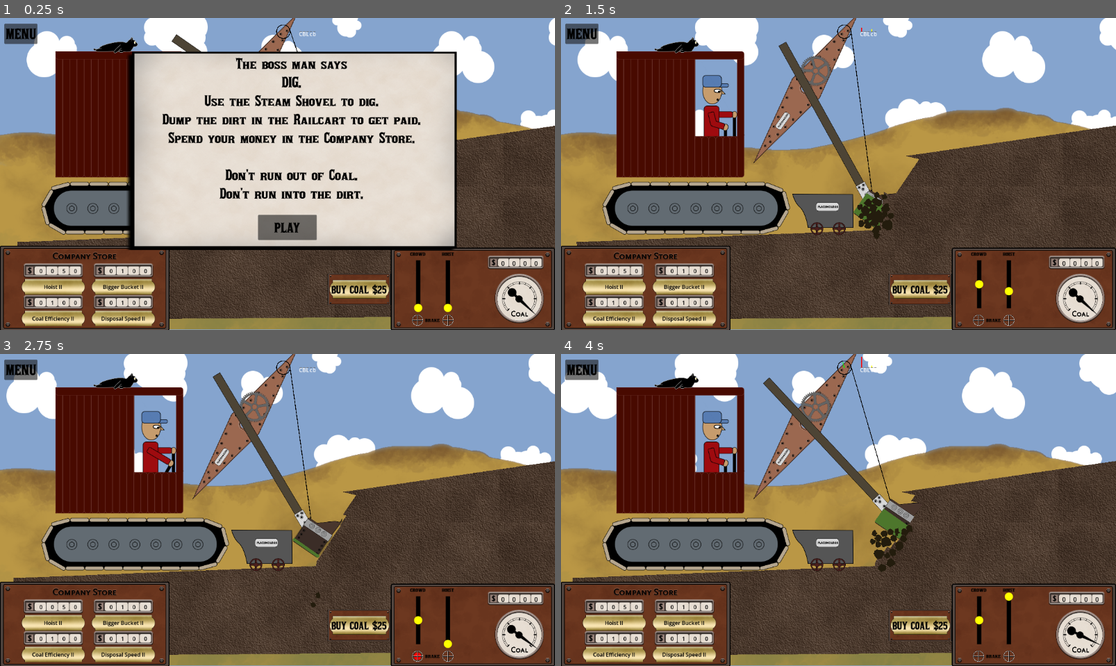
Above: before the commit, frames 1-4 (two rows, left to right).
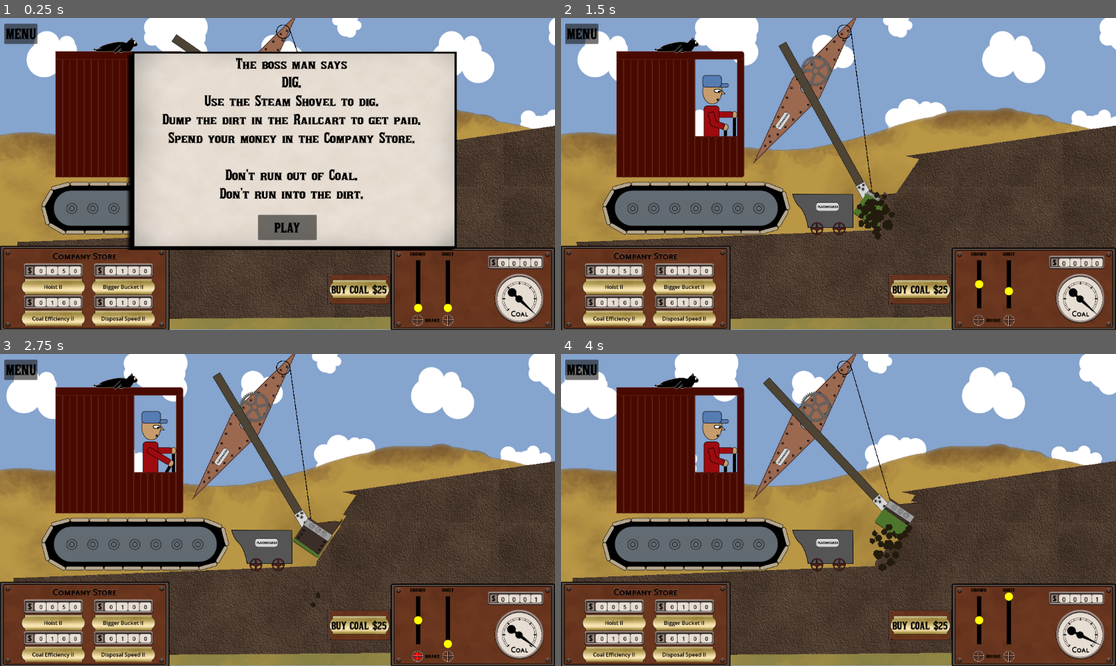
Above: after the commit, the same moments.

Repository: Lobbsterwaffles/Steam-Shov
Game: Godot game, scene res://jonly.tscn
Two runs of this game, one before a commit and one after it. Both use one fixed random seed, a clock stepped at 60 frames per second and the inputs below.
Inputs:
- Up to frame 1 (0.25 s): no input
- Up to frame 2 (1.5 s): click "PLAY" at 0.5 s; hold Q (hoist_up) from 1.28 s (still down); hold B (bucket_release) from 1.28 s (still down)
- Up to frame 3 (2.75 s): release Q (hoist_up) at 2.03 s; release B (bucket_release) at 2.03 s; hold Shift (crowd_brake) from 2.03 s (still down); tap O (crowd_in) at 2.1 s
- Up to frame 4 (4 s): release Shift (crowd_brake) at 2.78 s; hold P (crowd_out) 2.78-3.53 s; hold Q (hoist_up) from 2.78 s (still down); tap B (bucket_release) at 3.6 s

The runs differ from the first frame. In frame 1, less than 0.1% of the frame differs, in the area x 53-57%, y 4-6%; in frame 2, 0.1%; in frame 3, less than 0.1%; in frame 4, 0.3%, in the area x 50-97%, y 0-80%.

Commit message:
dirtremoval

Diff:
--- /dev/null
+++ b/dirt_kill_area.gd
@@ -0,0 +1,7 @@
+extends Area2D
+
+func _ready():
+	body_entered.connect(_enter)
+
+func _enter(other):
+	other.queue_free()
--- a/jonly.tscn
+++ b/jonly.tscn
@@ -16,6 +16,7 @@
 [ext_resource type="Texture2D" uid="uid://bwunvi0226mvx" path="res://graphics/guyframesiii/iifront.png" id="5_n0lup"]
 [ext_resource type="Texture2D" uid="uid://bm8ipdkxamkwi" path="res://graphics/UI/shovebackground1.png" id="5_s4elw"]
 [ext_resource type="Texture2D" uid="uid://iun3x2orsgdr" path="res://graphics/guyframesiii/iineither.png" id="6_qye30"]
+[ext_resource type="Script" uid="uid://bx30hh5vwe2rg" path="res://dirt_kill_area.gd" id="6_v0ab1"]
 [ext_resource type="Texture2D" uid="uid://cxpjfwba387uu" path="res://graphics/catma.png" id="8_t3quf"]
 [ext_resource type="Script" uid="uid://diyq2pc5tmsc" path="res://cro2.gd" id="9_7osxe"]
 [ext_resource type="Script" uid="uid://b6pny0wmbqt0t" path="res://arm.gd" id="12_7xl4i"]
@@ -50,6 +51,9 @@
 
 [sub_resource type="ShaderMaterial" id="ShaderMaterial_xi0ly"]
 shader = ExtResource("4_swkqi")
+
+[sub_resource type="RectangleShape2D" id="RectangleShape2D_mpppr"]
+size = Vector2(1601.5, 354)
 
 [sub_resource type="SpriteFrames" id="SpriteFrames_x3o0k"]
 animations = [{
@@ -163,6 +167,14 @@
 offset_bottom = 925.0
 texture = ExtResource("5_s4elw")
 
+[node name="dirt_kill_area" type="Area2D" parent="." unique_id=883519518]
+position = Vector2(219, 1073)
+script = ExtResource("6_v0ab1")
+
+[node name="CollisionShape2D" type="CollisionShape2D" parent="dirt_kill_area" unique_id=767206471]
+position = Vector2(293, 52)
+shape = SubResource("RectangleShape2D_mpppr")
+
 [node name="Camera2D" type="Camera2D" parent="." unique_id=730885849]
 position = Vector2(-493, 0)
 anchor_mode = 0
@@ -1148,9 +1160,6 @@
 grow_horizontal = 2
 grow_vertical = 0
 
-[node name="right_edge" type="Area2D" parent="." unique_id=1350417042]
-position = Vector2(757.64764, 1039.4038)
-
 [connection signal="pressed" from="PauseMenu/TextureRect/Unpause" to="." method="unpause"]
 [connection signal="pressed" from="PauseMenu/TextureRect/Restart" to="." method="restart"]
 [connection signal="pressed" from="PauseMenu/TextureRect/Help" to="." method="help"]
--- a/project.godot
+++ b/project.godot
@@ -10,7 +10,7 @@
 
 [application]
 
-config/name="pulleyge"
+config/name="shovel"
 run/main_scene="uid://dnkoq8b8nhrnw"
 config/features=PackedStringArray("4.7", "GL Compatibility")
 config/icon="res://icon.svg"
--- a/scooply.gd
+++ b/scooply.gd
@@ -156,12 +156,17 @@
 	draw_string(font, base + Vector2(-label_size.x / 2, 13.0), label)
 
 func _draw() -> void:
+
 	var sl = to_local(sheave.global_position)
 	var qq = sheave.position + Vector2(0,0) # tangent_local
 	draw_circle(sl, myradius, Color.BLACK, false, 2)
 	draw_line(Vector2.ZERO, to_local(sheave.to_global(tangent_local)), Color.BLACK, 2)
 	# draw_line(Vector2.ZERO, to_local(sheave.global_position), Color.BLACK, 2)
 
+	const debug_mode = false
+	if not debug_mode:
+		return
+
 	draw_set_transform(to_local(sheave.global_position), -global_rotation, Vector2.ONE)
 
 	draw_line(Vector2.ZERO, forcedir * (j_total * 0.01), Color.RED, 3.0)
Not shown, added: dirt_kill_area.gd.uid
